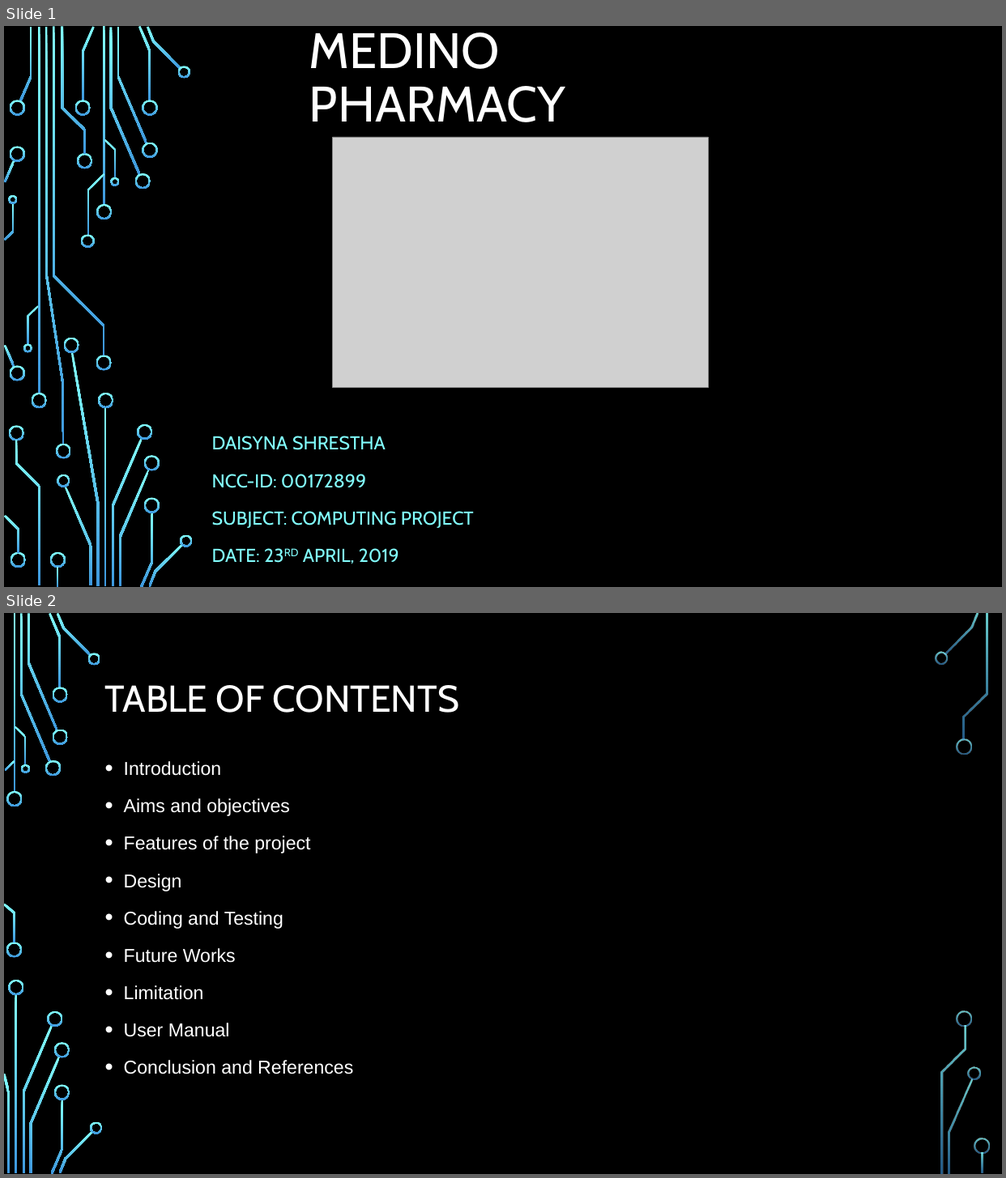
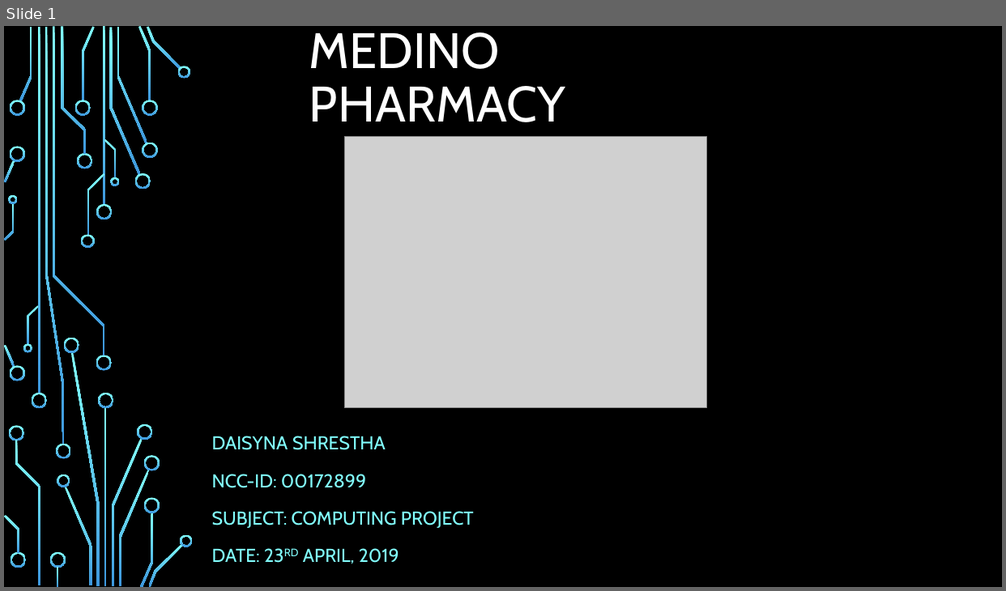
Before and after one commit to sdaisyna/PharmacyMS, a slide deck: Design/Medino Pharmacy.pptx. Shown one above the other, each under a label of ours: slides 1 and 2 before the commit, slide 1 after it. The pictures are 1006x1178 and 1006x591 pixels, drawn with LibreOffice and Linux fonts; fonts in the diff are those of the drawing; grey boxes stand for pictures; background and template pictures are left out. Boxes give left, top, right and bottom in pixels: in the first picture for what was removed or moved away, otherwise in the second. Text is boxed around its words. In the diff, an @@ line names an element or a change of style, - is before the commit and + after.

```diff
--- a/Design/Medino Pharmacy.pptx
+++ b/Design/Medino Pharmacy.pptx
@@ slide 2 removed at [4, 613, 1002, 1174], background picture (left out) @@
@@ title removed at [105, 685, 459, 713] @@
-TABLE OF CONTENTS
@@ text removed at [124, 761, 353, 1075] @@
-• Introduction
-• Aims and objectives
-• Features of the project
-• Design
-• Coding and Testing
-• Future Works
-• Limitation
-• User Manual
-• Conclusion and References
@@ group removed at [4, 613, 990, 1174]: 33 freeform shapes, 3 rectangles @@
@@ slide 1 changed as well @@
@@ picture: place and size @@
-picture at [333, 137, 709, 387]
+picture at [345, 137, 707, 408]
```
Also in this commit, not shown: 1 other slide changed, 42 slides added, 6 other files.
